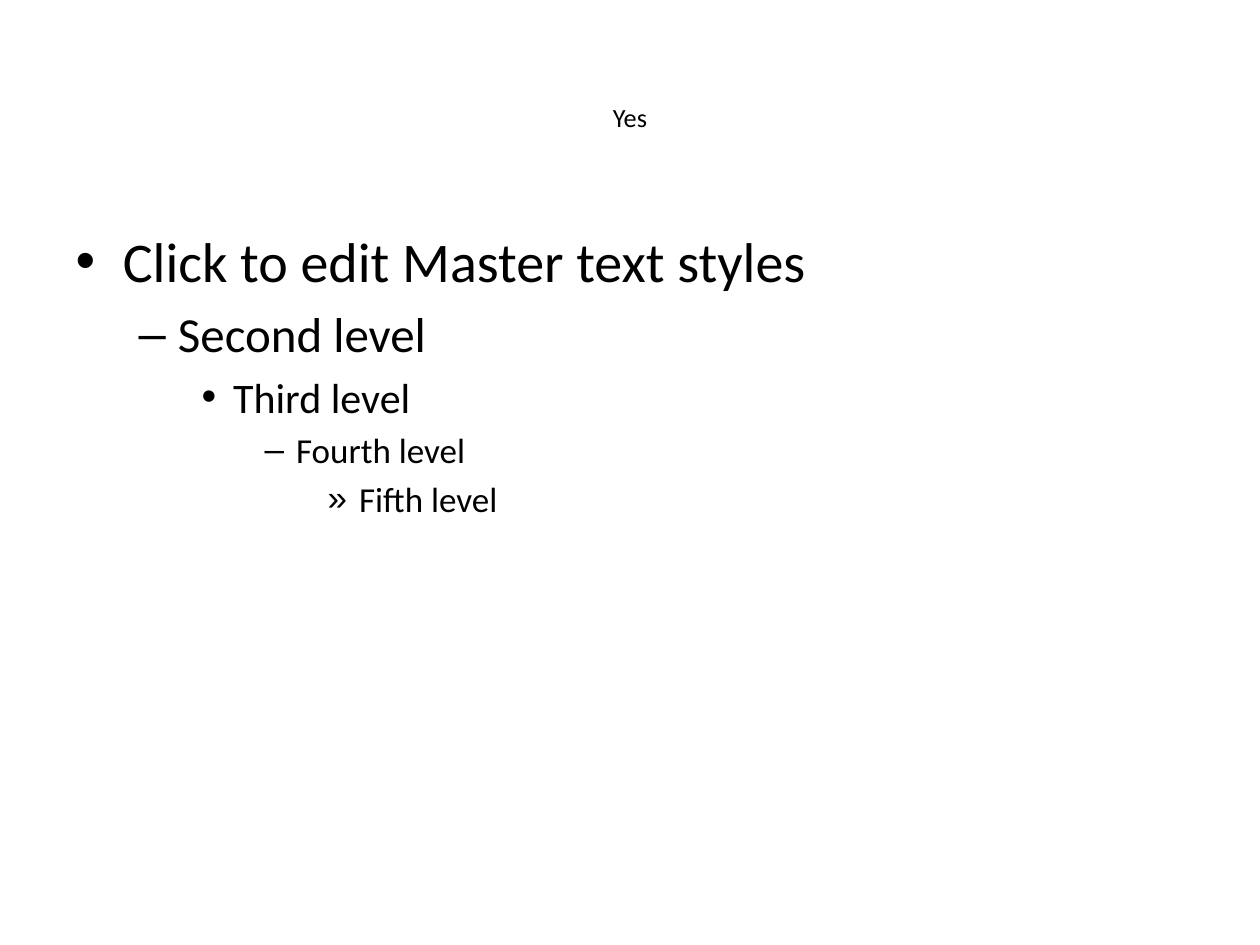
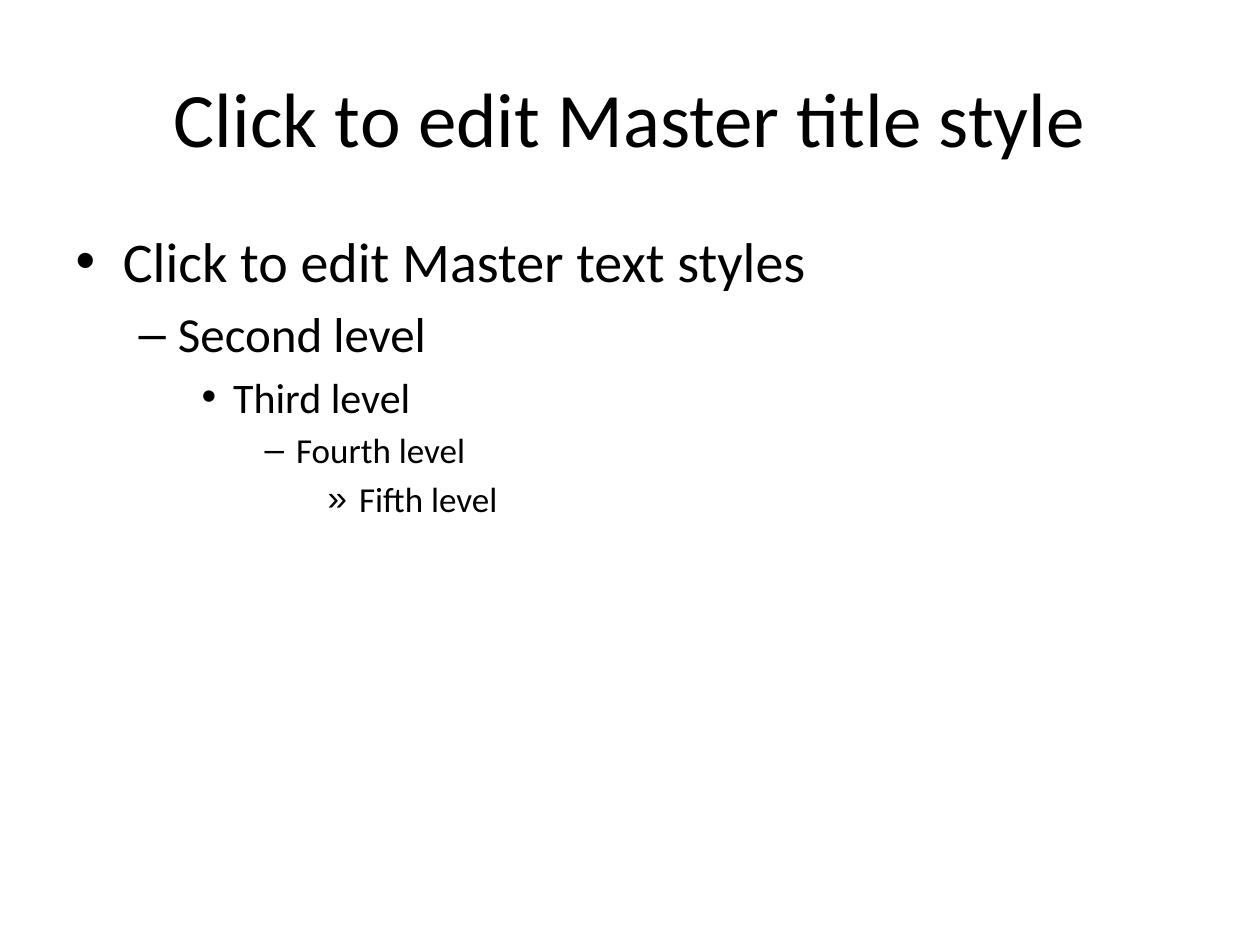
Before and after one commit to monstrotac/JsonConverterProject, a slide deck: slide 2 of JsonConverter/src/main/resources/OutputFolder/test.pptx. Drawn at 1260x945 pixels with LibreOffice and Linux fonts; fonts in the diff are those of the drawing. Boxes give left, top, right and bottom in pixels: in the first picture for what was removed or moved away, otherwise in the second. Text is boxed around its words. In the diff, an @@ line names an element or a change of style, - is before the commit and + after.

```diff
--- a/JsonConverter/src/main/resources/OutputFolder/test.pptx
+++ b/JsonConverter/src/main/resources/OutputFolder/test.pptx
@@ title at bbox=[174, 93, 1085, 160]: text changed; size 15 to 44 pt @@
-Yes
+Click to edit Master title style
```
Also in this commit, not shown: 1 slide added, 1 slide removed, 2 other files.
